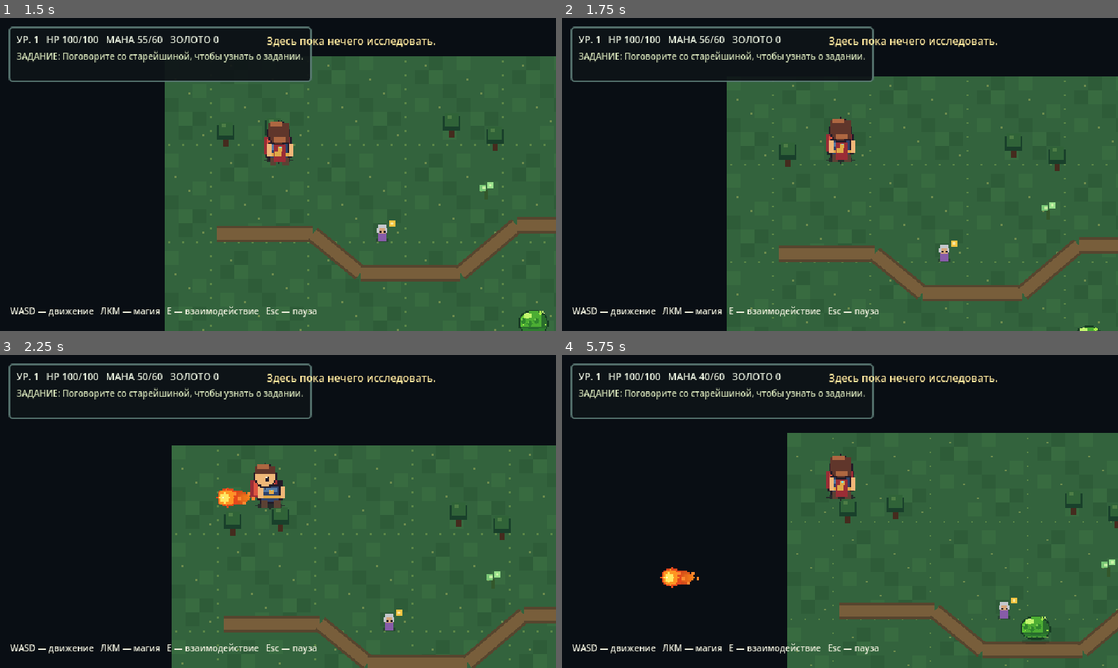
Above: before the commit, frames 1-4 (two rows, left to right).
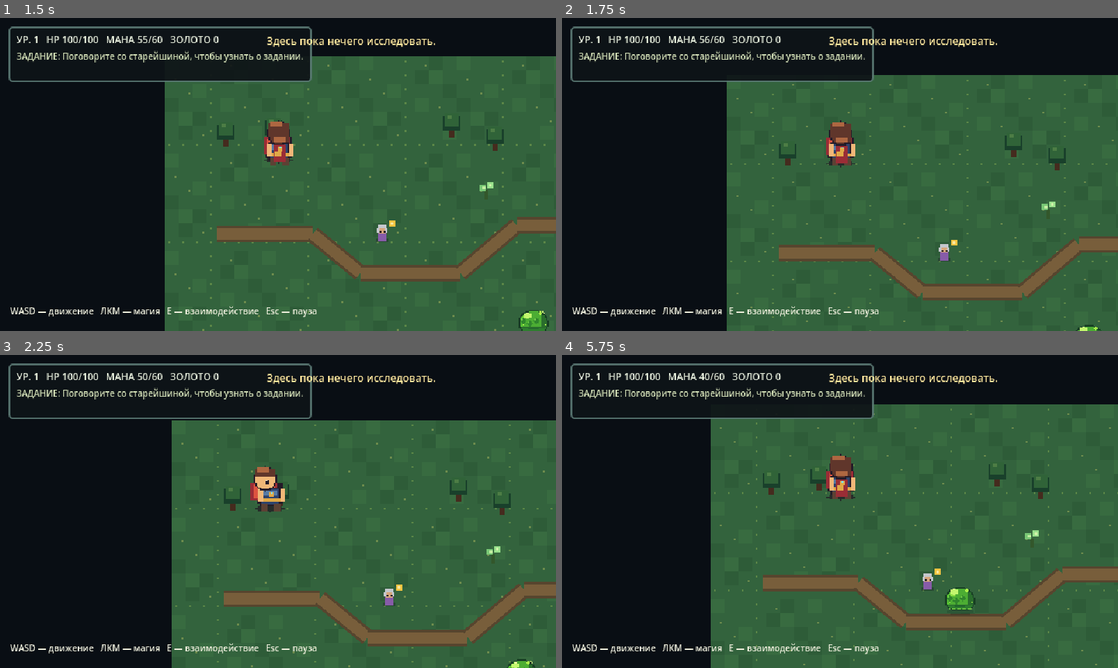
Above: after the commit, the same moments.

Repository: DoctorStrangeSH/Skyward-Tales
Game: Godot game, scene res://scenes/main.tscn
Same seed, same stepped clock (60 frames per second), same inputs: the game is played once before the commit and once after it.
Inputs (mouse positions are in pixels of both pictures, inside the frame that each line leads up to):
- Up to frame 1 (1.5 s): move the mouse to (250, 237) at 0.52 s; press the mouse at (250, 237) at 0.53 s; hold W (move_up) from 0.53 s (still down); move the mouse to (444, 221) at 1.27 s; release the mouse at (444, 221) at 1.28 s; tap E (interact) at 1.35 s
- Up to frame 2 (1.75 s): keep holding W (move_up)
- Up to frame 3 (2.25 s): move the mouse to (111, 464) at 2.02 s; release W (move_up) at 2.03 s; press the mouse at (111, 464) at 2.03 s; hold A (move_left) from 2.03 s (still down)
- Up to frame 4 (5.75 s): move the mouse to (867, 511) at 2.77 s; release the mouse at (867, 511) at 2.78 s; tap E (interact) at 2.85, 4.35 s; click (867, 511) at 2.92 s; move the mouse to (756, 433) at 3.52 s; release A (move_left) at 3.53 s; press the mouse at (756, 433) at 3.53 s; hold S (move_down) 3.53-4.28 s; move the mouse to (962, 495) at 4.27 s; release the mouse at (962, 495) at 4.28 s; hold D (move_right) 4.28-5.03 s; move the mouse to (728, 527) at 5.02 s; press the mouse at (728, 527) at 5.03 s; hold W (move_up) from 5.03 s (still down)

Frame 1 is identical in both runs. In frame 2, 1.7% of the frame differs, in the area x 30-100%, y 18-100%; in frame 3, 14%; in frame 4, 23%, in the area x 17-100%, y 15-100%.

Commit message:
feat: add world bounds, solid trees, pond and ruins with collision masks

Diff:
--- a/scenes/magic_bolt.tscn
+++ b/scenes/magic_bolt.tscn
@@ -7,7 +7,7 @@
 
 [node name="MagicBolt" type="Area2D"]
 collision_layer = 0
-collision_mask = 2
+collision_mask = 6
 script = ExtResource("1_bolt")
 
 [node name="CollisionShape2D" type="CollisionShape2D" parent="."]
--- a/scenes/player.tscn
+++ b/scenes/player.tscn
@@ -6,6 +6,8 @@
 size = Vector2(10, 12)
 
 [node name="Player" type="CharacterBody2D"]
+collision_layer = 1
+collision_mask = 6
 script = ExtResource("1_player")
 
 [node name="CollisionShape2D" type="CollisionShape2D" parent="."]
--- a/scripts/enemy.gd
+++ b/scripts/enemy.gd
@@ -17,7 +17,7 @@
 func _ready() -> void:
 	add_to_group("enemies")
 	collision_layer = 2
-	collision_mask = 1
+	collision_mask = 5
 	health = max_health
 	var shape_node := CollisionShape2D.new()
 	var shape := CircleShape2D.new()
--- a/scripts/magic_bolt.gd
+++ b/scripts/magic_bolt.gd
@@ -35,3 +35,5 @@
 	if body.is_in_group("enemies") and body.has_method("take_damage"):
 		body.take_damage(damage)
 		queue_free()
+	elif body is StaticBody2D:
+		queue_free()
--- a/scripts/world.gd
+++ b/scripts/world.gd
@@ -3,10 +3,19 @@
 const TILE_SIZE := 16
 const MAP_WIDTH := 80
 const MAP_HEIGHT := 54
+const COLLISION_WORLD := 4
+
+const TREE_POSITIONS: Array[Vector2] = [
+	Vector2(70, 90), Vector2(125, 85), Vector2(330, 80), Vector2(380, 95),
+	Vector2(610, 90), Vector2(680, 115), Vector2(840, 90), Vector2(1080, 105),
+	Vector2(110, 390), Vector2(200, 460), Vector2(350, 420), Vector2(600, 420),
+	Vector2(690, 500), Vector2(980, 390), Vector2(1080, 460), Vector2(470, 590)
+]
 
 func _ready() -> void:
 	z_index = -10
 	queue_redraw()
+	_create_world_collisions()
 
 func _draw() -> void:
 	for y in range(MAP_HEIGHT):
@@ -43,13 +52,7 @@
 	draw_rect(Rect2(940, 84, 10, 14), Color(0.48, 0.46, 0.39))
 	draw_rect(Rect2(984, 84, 10, 14), Color(0.48, 0.46, 0.39))
 
-	var trees := [
-		Vector2(70, 90), Vector2(125, 85), Vector2(330, 80), Vector2(380, 95),
-		Vector2(610, 90), Vector2(680, 115), Vector2(840, 90), Vector2(1080, 105),
-		Vector2(110, 390), Vector2(200, 460), Vector2(350, 420), Vector2(600, 420),
-		Vector2(690, 500), Vector2(980, 390), Vector2(1080, 460), Vector2(470, 590)
-	]
-	for tree_position in trees:
+	for tree_position in TREE_POSITIONS:
 		_draw_tree(tree_position)
 
 func _draw_tree(pos: Vector2) -> void:
@@ -57,3 +60,31 @@
 	draw_rect(Rect2(pos.x - 10, pos.y - 11, 20, 17), Color(0.10, 0.25, 0.17))
 	draw_rect(Rect2(pos.x - 8, pos.y - 14, 16, 15), Color(0.19, 0.39, 0.22))
 	draw_rect(Rect2(pos.x - 5, pos.y - 12, 5, 4), Color(0.30, 0.49, 0.27))
+
+## A separate world collision layer prevents actors walking through scenery.
+## Geometry is intentionally simple: gameplay first, art polish later.
+func _create_world_collisions() -> void:
+	var width: float = MAP_WIDTH * TILE_SIZE
+	var height: float = MAP_HEIGHT * TILE_SIZE
+	# Thin perimeter walls are centered just outside the playable area.
+	_add_wall(Vector2(width * 0.5, -8.0), Vector2(width + 32.0, 16.0))
+	_add_wall(Vector2(width * 0.5, height + 8.0), Vector2(width + 32.0, 16.0))
+	_add_wall(Vector2(-8.0, height * 0.5), Vector2(16.0, height + 32.0))
+	_add_wall(Vector2(width + 8.0, height * 0.5), Vector2(16.0, height + 32.0))
+	for tree_position in TREE_POSITIONS:
+		_add_wall(tree_position + Vector2(0.0, 5.0), Vector2(10.0, 11.0))
+	# Keep pond and ruined walls impassable, while the dirt trail stays open.
+	_add_wall(Vector2(832.5, 514.0), Vector2(145.0, 88.0))
+	_add_wall(Vector2(966.0, 119.0), Vector2(92.0, 58.0))
+
+func _add_wall(center: Vector2, size: Vector2) -> void:
+	var body := StaticBody2D.new()
+	body.collision_layer = COLLISION_WORLD
+	body.collision_mask = 0
+	body.position = center
+	var collider := CollisionShape2D.new()
+	var shape := RectangleShape2D.new()
+	shape.size = size
+	collider.shape = shape
+	body.add_child(collider)
+	add_child(body)
